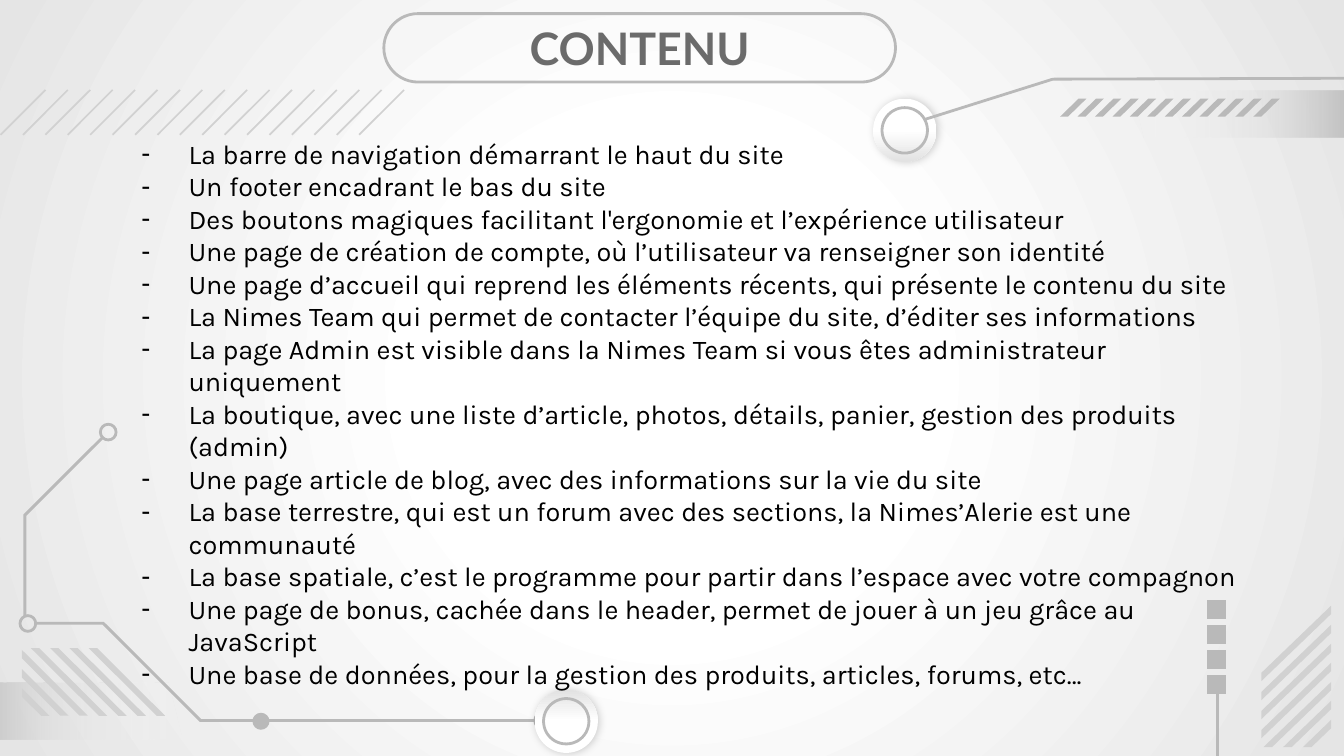
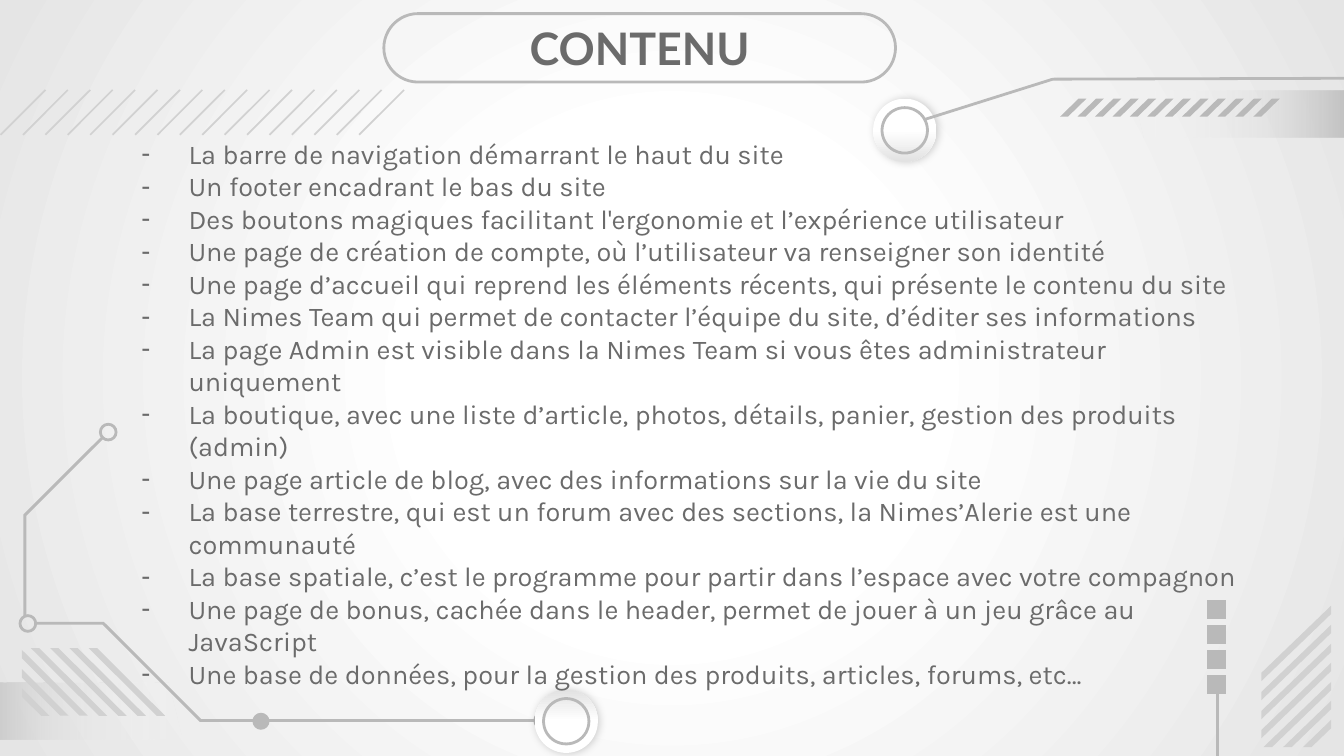
Before and after one commit to Ninewashburn/Business_case-Symfony-eShop-, a slide deck: slide 19 of capture_texte/fiche en cours de remplissage/Présentation soutenance Meynadier Renaud.pptx (slide 14 before the commit). Drawn at 1344x756 pixels with LibreOffice and Linux fonts; fonts in the diff are those of the drawing. Boxes give left, top, right and bottom in pixels: in the first picture for what was removed or moved away, otherwise in the second. Text is boxed around its words. In the diff, an @@ line names an element or a change of style, - is before the commit and + after.

```diff
--- a/capture_texte/fiche en cours de remplissage/Présentation soutenance Meynadier Renaud.pptx
+++ b/capture_texte/fiche en cours de remplissage/Présentation soutenance Meynadier Renaud.pptx
@@ text "La barre de navigation démarrant ..." at (189,143,1236,690): text colour #000000 to #6B6B6B; bullet colour #000000 to #6B6B6B @@
@@ ellipse at (535,689,598,753): shadow changed @@
```
Also in this commit, not shown: 23 other slides changed, 9 slides added, 1 slide removed, 1 other file.
